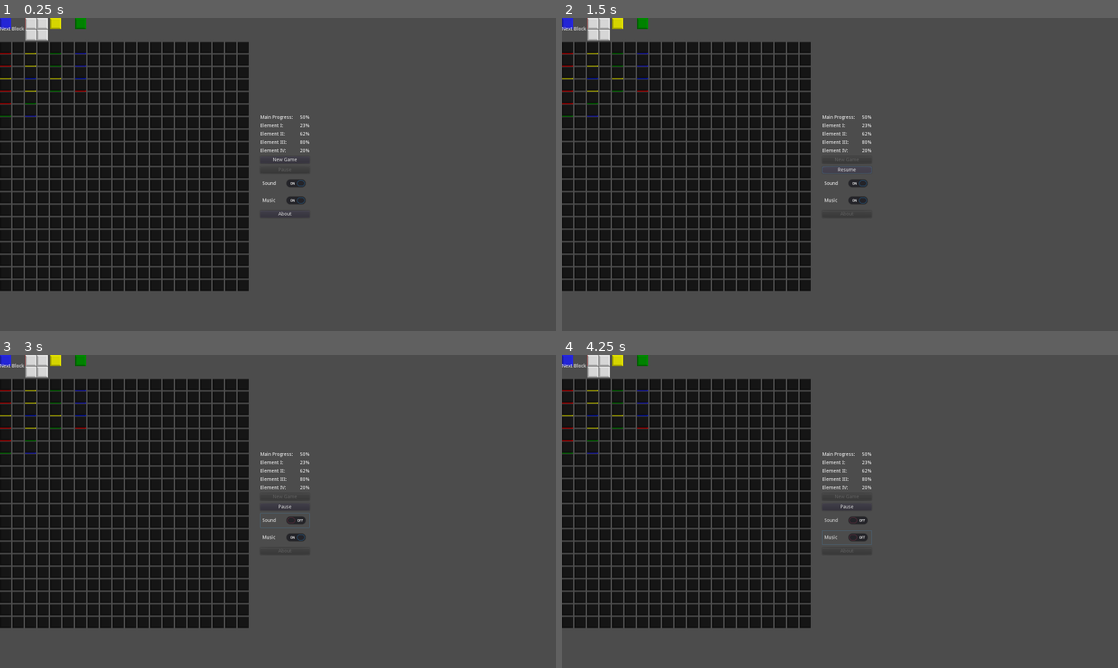
Above: before the commit, frames 1-4 (two rows, left to right).
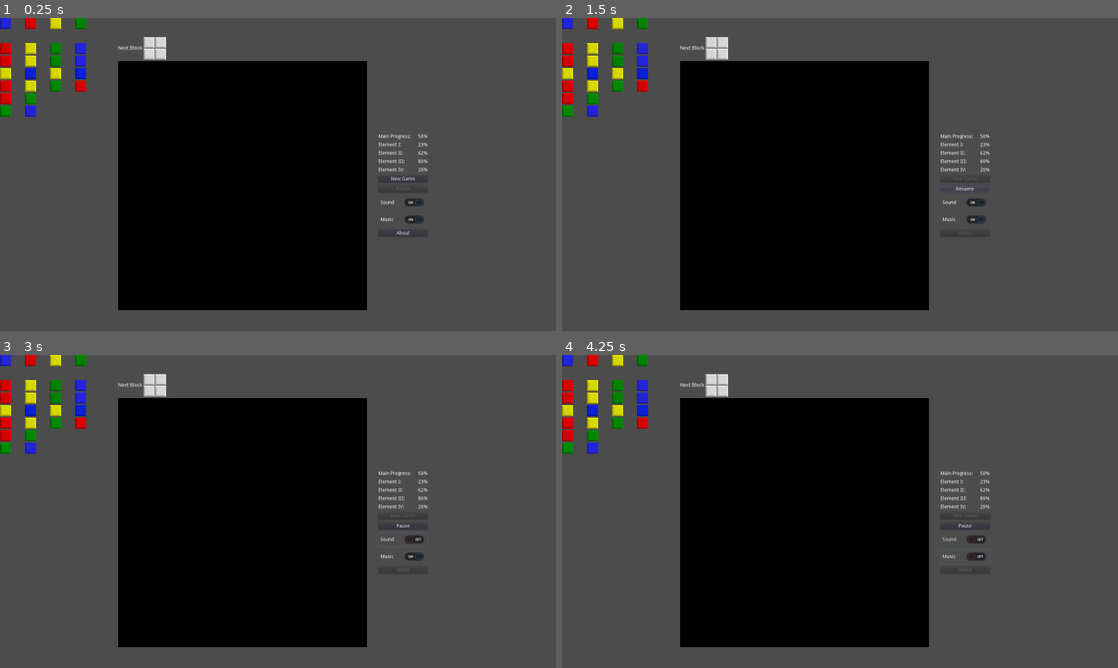
Above: after the commit, the same moments.

Repository: alexfrankcodes/alchemy-tetris
Game: Godot game, scene res://Main.tscn
The game is run twice, just before and just after one commit, with the same random seed, the same clock (stepped at 60 frames per second) and the same inputs.
Inputs:
- Up to frame 1 (0.25 s): no input
- Up to frame 2 (1.5 s): click "New Game" at 0.5 s; click "Pause" at 1.25 s
- Up to frame 3 (3 s): click "Resume" at 2 s; click "Sound" at 2.75 s
- Up to frame 4 (4.25 s): click "Music" at 3.5 s

The runs differ from the first frame. In frame 1, 39% of the frame differs, in the area x 0-77%, y 0-94%; in frame 2, 39%; in frame 3, 39%; in frame 4, 39%.

Commit message:
GUI tweaks

Diff:
--- a/GUI.gd
+++ b/GUI.gd
@@ -1,6 +1,4 @@
 extends CenterContainer
-
-const CELL_BG1 = Color(0.1, 0.1, 0.1)
 
 var grid
 var next
@@ -17,7 +15,7 @@
 	generate_cells(grid, 400)
 
 	# Set cells to empty color
-	clear_cells(grid, CELL_BG1)
+	clear_cells(grid)
 
 # Generate cells for grid
 func generate_cells(node, n):
@@ -31,11 +29,11 @@
 		num_cells += 1
 
 # Clear cells
-func clear_cells(node, color):
+func clear_cells(node):
 
 	# Loop through cells and set color
 	for cell in node.get_children():
-		cell.modulate = color
+		cell.modulate = Color(0)
 
 
 # Methods to change button
--- a/GUI.tscn
+++ b/GUI.tscn
@@ -70,6 +70,11 @@
 margin_right = 32.0
 margin_bottom = 295.0
 
+[node name="Background" type="ColorRect" parent="VBoxContainer/GameSpace/MarginContainer"]
+margin_right = 32.0
+margin_bottom = 295.0
+color = Color( 0, 0, 0, 1 )
+
 [node name="Grid" type="GridContainer" parent="VBoxContainer/GameSpace/MarginContainer"]
 margin_right = 32.0
 margin_bottom = 295.0
--- a/Main.gd
+++ b/Main.gd
@@ -1,4 +1,4 @@
-extends Node2D
+extends CenterContainer
 
 enum { STOPPED, PLAYING, PAUSED, STOP, PLAY, PAUSE }
 
--- a/Main.tscn
+++ b/Main.tscn
@@ -3,9 +3,21 @@
 [ext_resource path="res://Main.gd" type="Script" id=1]
 [ext_resource path="res://GUI.tscn" type="PackedScene" id=2]
 
-[node name="Main" type="Node2D"]
+[node name="Main" type="CenterContainer"]
+margin_right = 1600.0
+margin_bottom = 896.0
 script = ExtResource( 1 )
+__meta__ = {
+"_edit_use_anchors_": false
+}
 
 [node name="MusicPlayer" type="AudioStreamPlayer" parent="."]
 
 [node name="GUI" parent="." instance=ExtResource( 2 )]
+anchor_top = 0.0
+anchor_right = 0.0
+anchor_bottom = 0.0
+margin_left = 682.0
+margin_top = 266.0
+margin_right = 918.0
+margin_bottom = 630.0
